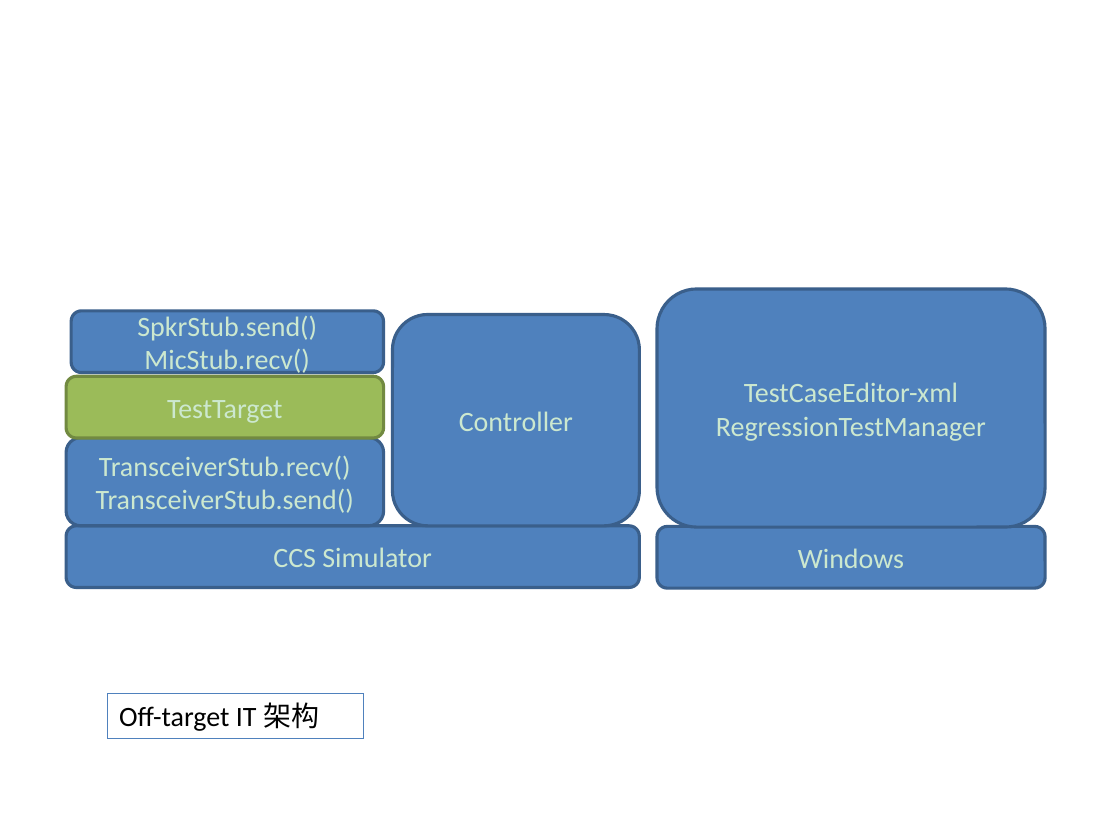
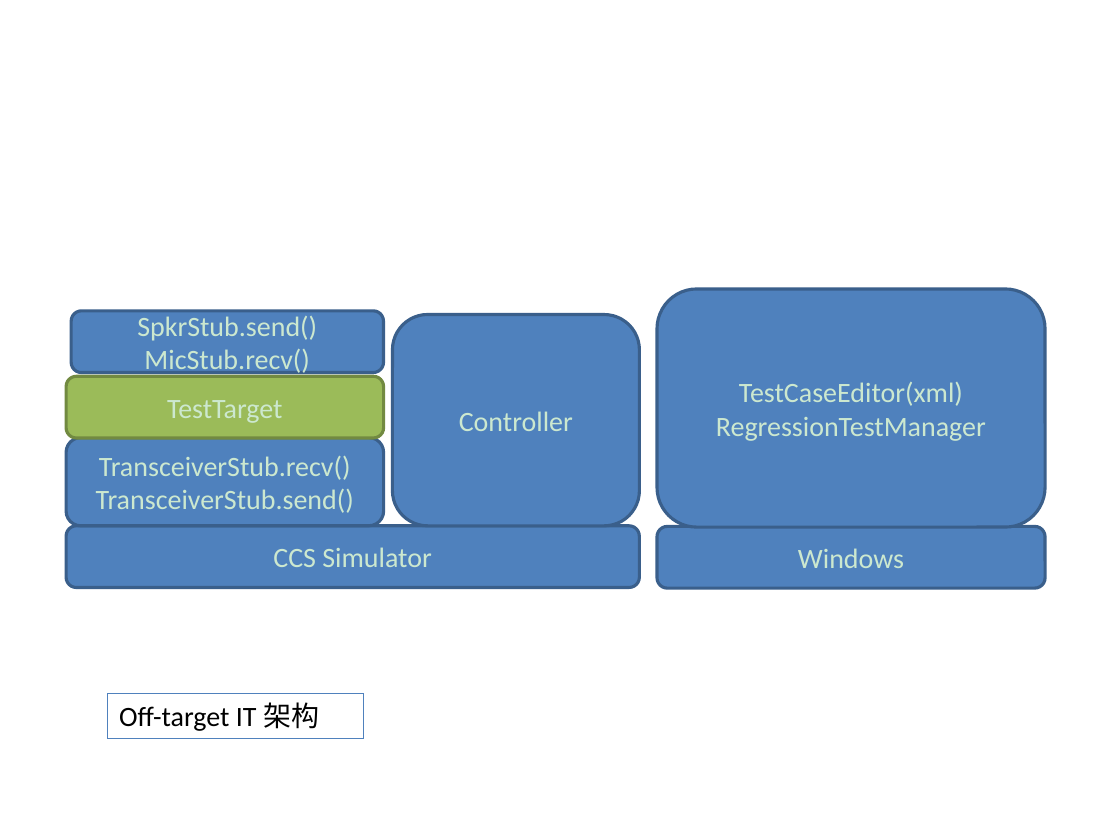
Before and after one commit to torychen/StudyThe1stLineCodeOfAndroid, a slide deck: slide 5 of StudyProgress/MyProject/ProjectArchitecture/my_project_architecture.pptx. Drawn at 1120x840 pixels with LibreOffice and Linux fonts; fonts in the diff are those of the drawing. Boxes give left, top, right and bottom in pixels: in the first picture for what was removed or moved away, otherwise in the second. Text is boxed around its words. In the diff, an @@ line names an element or a change of style, - is before the commit and + after.

```diff
--- a/StudyProgress/MyProject/ProjectArchitecture/my_project_architecture.pptx
+++ b/StudyProgress/MyProject/ProjectArchitecture/my_project_architecture.pptx
@@ text in rounded rectangle at <box>739,382,963,406</box>: text changed @@
-TestCaseEditor-xml
+TestCaseEditor(xml)
```
Also in this commit, not shown: 3 other slides changed.
